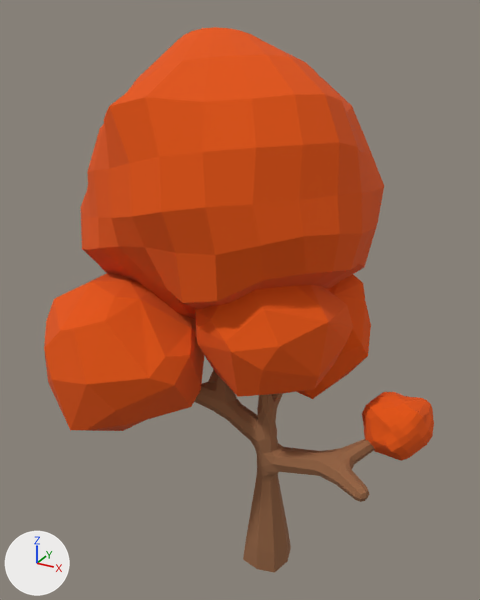
The glTF model assets/models/trees/tree-autumn-complete/tree-autumn-complete-9-012.glb, before and after one commit.
Camera for both pictures: a 50 mm lens placed at (1.71, -1.883, 4.853), pointed at (0.694, -0.036, 3.93). Arrows for +X, +Y and +Z are at lower left; the lights stay in place. The first picture is the older version. Where no turn or scale is listed for an object, it has been applied to the vertices. Vertices at exactly the same position are counted once.
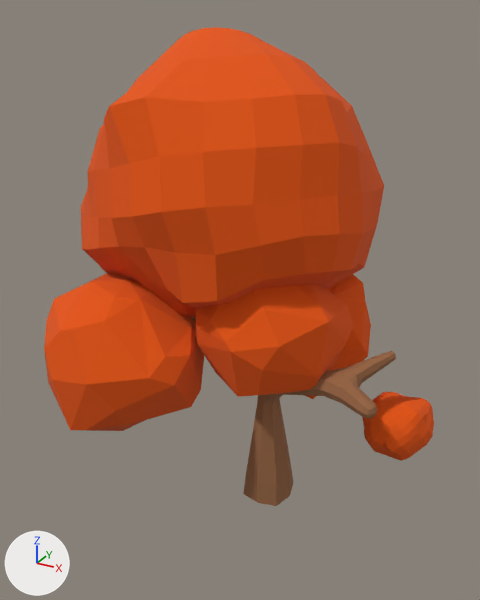
The newer file is also turned or shifted as a whole; pictures and numbers use the older file's frame.

Location of each change, (x1, y1, x2, y2) in pixels of the pictures (480 x 600 px):
'Object_856', moved
    before: (194, 369, 375, 573)
    after: (190, 317, 396, 506)

The edits, one by one:
me_object_450 is used by ob_object_856; location (0.871, -0.167, 3.624).
me_object_450 had 348 vertices, 692 faces and spanned x -0.38..0.401, y -0.236..0.239, z -0.621..0.497.
me_object_450 now has 348 vertices, 692 faces and spans x -0.38..0.401, y -0.236..0.239, z -0.321..0.798.
me_object_450 part 1: the whole mesh is moved by (0.0, 0.0, 0.3).
